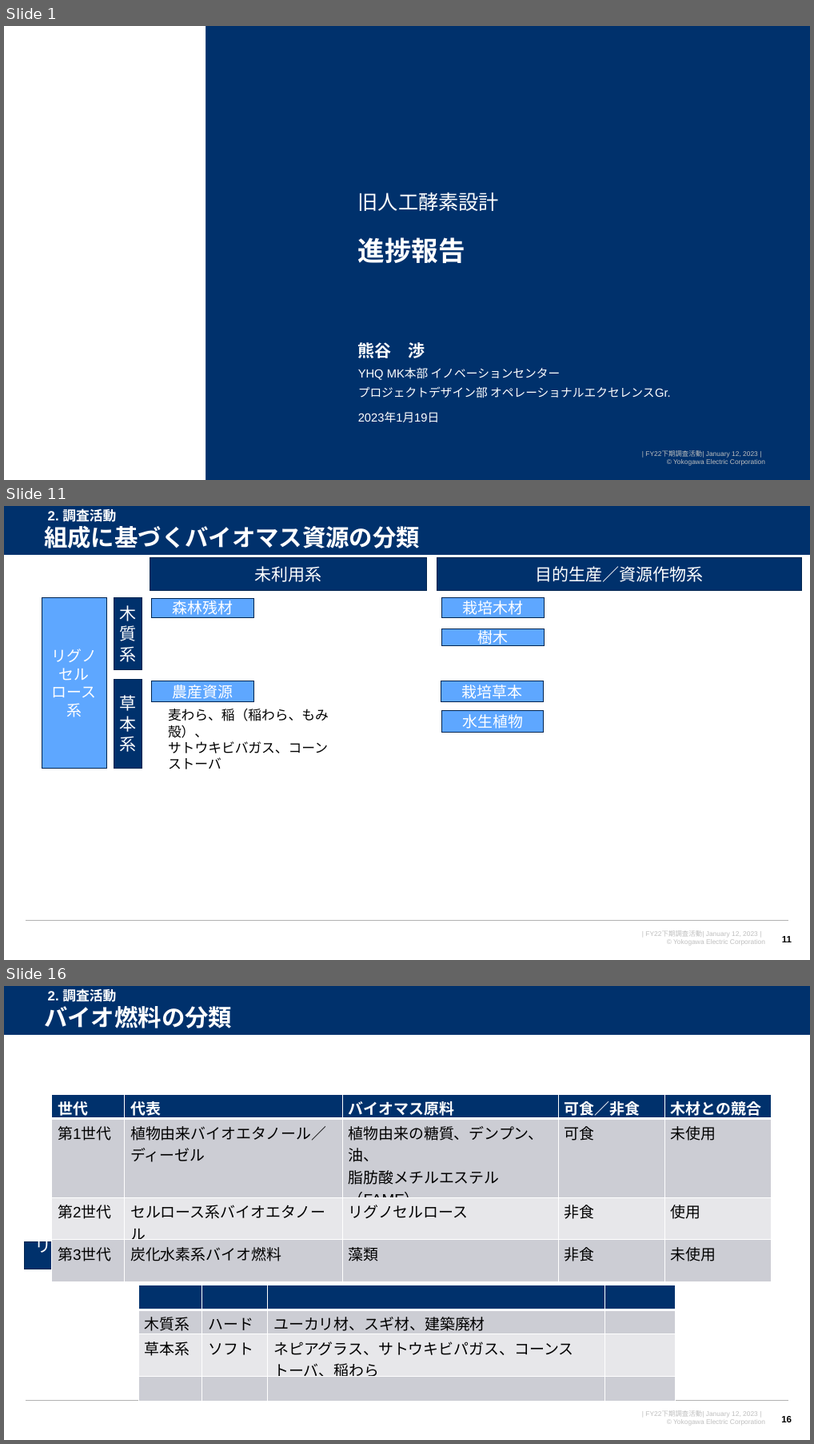
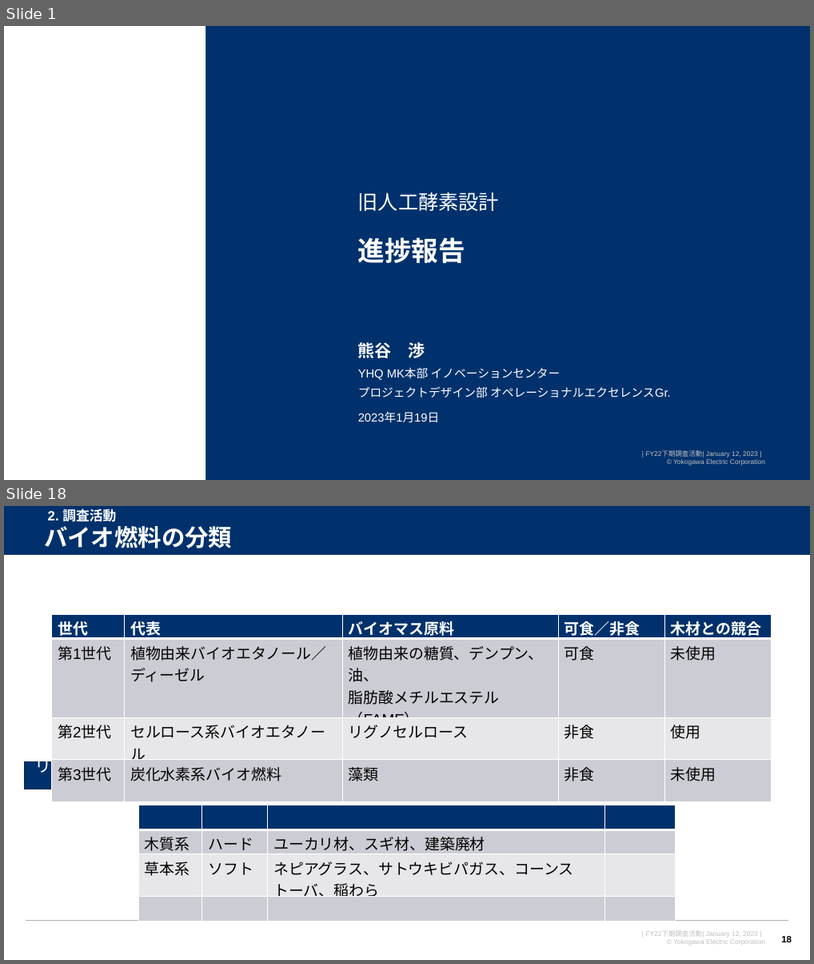
Before and after one commit to watarukumagai-git/denovo, a slide deck: survey_doc/230119_人工酵素設計_進捗報告_rev.0.pptx. Shown one above the other, each under a label of ours: slides 1, 11 and 16 before the commit, slides 1 and 18 after it; the slides between them are not shown. The pictures are 814x1444 and 814x964 pixels, drawn with LibreOffice and Linux fonts; fonts in the diff are those of the drawing; background and template pictures are left out. Boxes give left, top, right and bottom in pixels: in the first picture for what was removed or moved away, otherwise in the second. Text is boxed around its words. In the diff, an @@ line names an element or a change of style, - is before the commit and + after.

```diff
--- a/survey_doc/230119_人工酵素設計_進捗報告_rev.0.pptx
+++ b/survey_doc/230119_人工酵素設計_進捗報告_rev.0.pptx
@@ slide 11 removed at <box>4,506,810,960</box>, background #FFFFFF; not listed: 4 template elements that a slide beside it also shows @@
@@ text removed at <box>44,526,420,548</box> @@
-組成に基づくバイオマス資源の分類
@@ text removed at <box>48,507,116,524</box> @@
-2. 調査活動
@@ rectangle removed at <box>150,557,427,591</box> @@
-未利用系
@@ rectangle removed at <box>437,557,802,591</box> @@
-目的生産／資源作物系
@@ rectangle removed at <box>42,598,107,768</box> @@
-リグノセルロース系
@@ rectangle removed at <box>114,597,142,670</box> @@
-木質系
@@ rectangle removed at <box>152,598,254,617</box> @@
-森林残材
@@ rectangle removed at <box>442,597,545,617</box> @@
-栽培木材
@@ rectangle removed at <box>442,629,545,646</box> @@
-樹木
@@ rectangle removed at <box>114,679,142,768</box> @@
-草本系
@@ rectangle removed at <box>152,681,254,702</box> @@
-農産資源
@@ rectangle removed at <box>442,681,544,702</box> @@
-栽培草本
@@ text removed at <box>168,708,329,769</box> @@
-麦わら、稲（稲わら、もみ殻）、
-サトウキビバガス、コーンストーバ
@@ rectangle removed at <box>442,710,544,732</box> @@
-水生植物
@@ page number removed at <box>782,936,792,942</box> @@
-11
@@ what was slide 16 is now slide 18 @@
```
Also in this commit, not shown: 9 slides changed, 5 slides added, 5 other slides removed.
